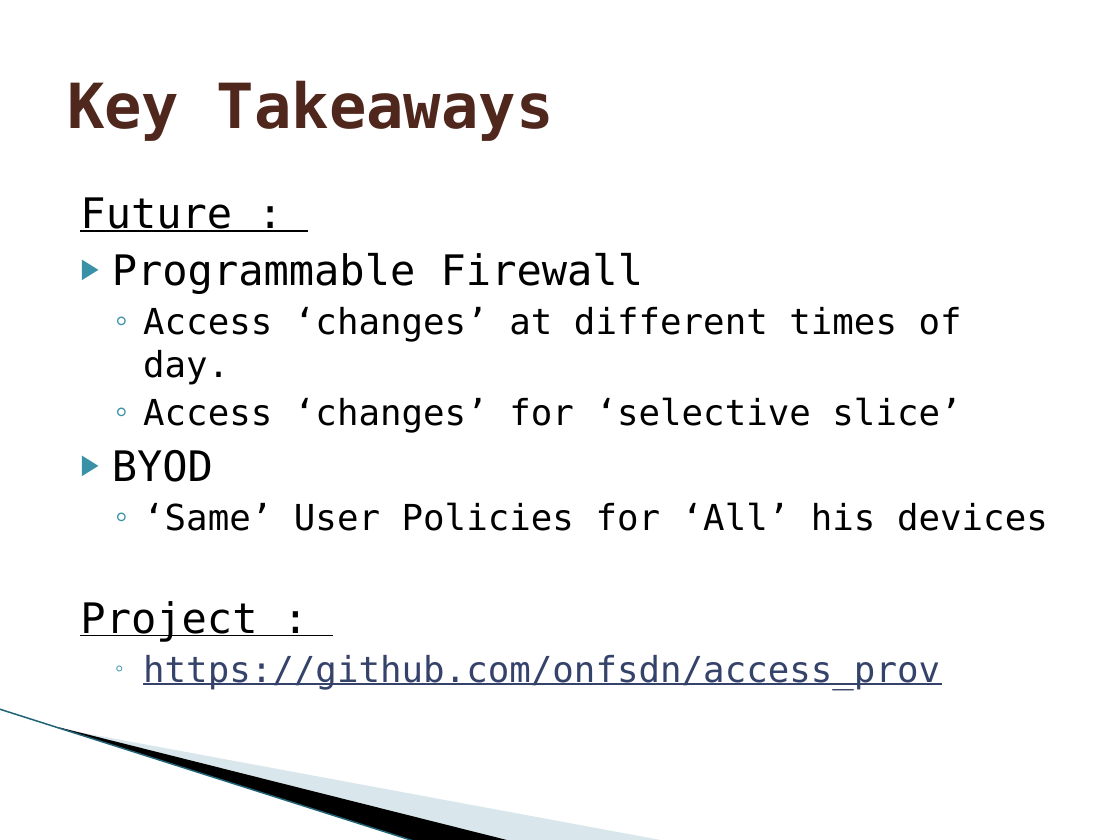
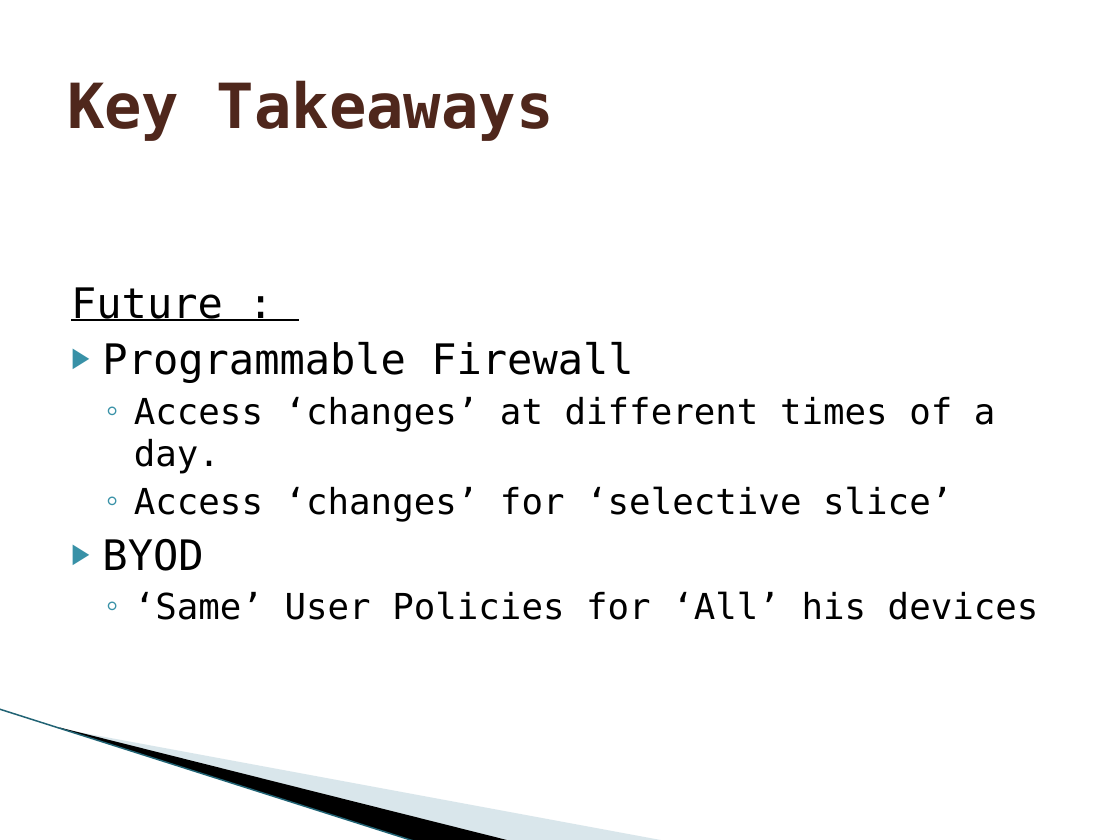
Before and after one commit to onfsdn/access_prov, a slide deck: slide 7 of Dynamic Access Provision.pptx. Drawn at 1120x840 pixels with LibreOffice and Linux fonts; fonts in the diff are those of the drawing; background and template pictures are left out. Boxes give left, top, right and bottom in pixels: in the first picture for what was removed or moved away, otherwise in the second. Text is boxed around its words. In the diff, an @@ line names an element or a change of style, - is before the commit and + after.

```diff
--- a/Dynamic Access Provision.pptx
+++ b/Dynamic Access Provision.pptx
@@ text "Future :" moved from (x1=80, y1=197, x2=1048, y2=691) to (x1=71, y1=287, x2=1039, y2=620) @@
@@ text at (x1=134, y1=396, x2=996, y2=474): text changed @@
-  ◦ Access ‘changes’ at different times of day.
+  ◦ Access ‘changes’ at different times of a day.
@@ text at (x1=80, y1=601, x2=940, y2=691): paragraphs removed @@
-  Project :
-  ◦ https://github.com/onfsdn/access_prov
```
Also in this commit, not shown: 4 other slides changed, 1 slide added, 1 slide removed, 1 other file.
